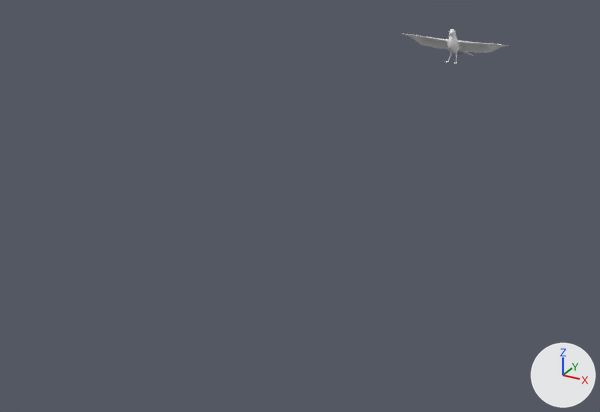
The Blender file VRPO/Assets/Resources/3D/Blend backups/Parrot.blend as it was, and as the next commit left it.
Before and after are seen from a 50 mm lens placed at (4.01, -8.14, 3.95), pointed at (-0.26, -0.37, 0.07). Arrows for +X, +Y and +Z are at lower right; the lights stay in place.

Objects in the first picture: 'Seagull'.
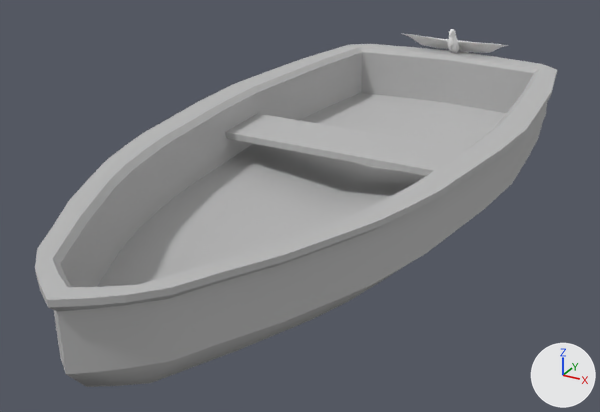
Location of each change, (x1, y1, x2, y2) in pixels of the pictures (600 x 412 px):
'pCube1', shown: after (35, 44, 557, 387)

The change, as a diff of the scene's bpy script:
```diff
--- a/VRPO/Assets/Resources/3D/Blend backups/Parrot.blend.py
+++ b/VRPO/Assets/Resources/3D/Blend backups/Parrot.blend.py
@@ ob_pcube1 @@
 ob_pcube1.scale = (0.01, 0.01, 0.01)
-ob_pcube1.hide_set(True)  # its collection is switched off
```
